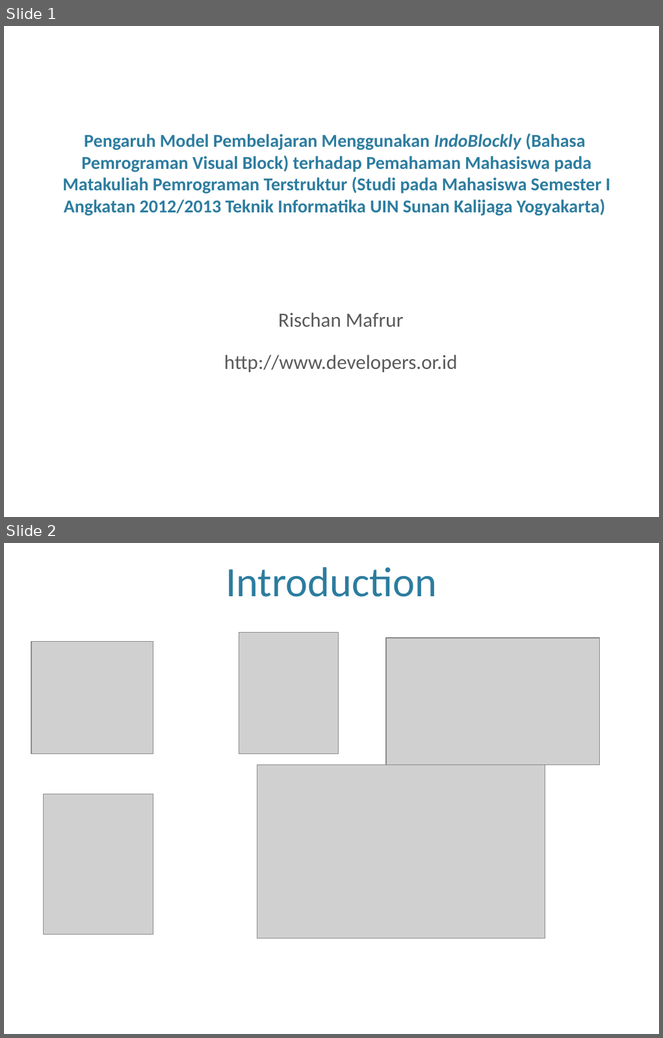
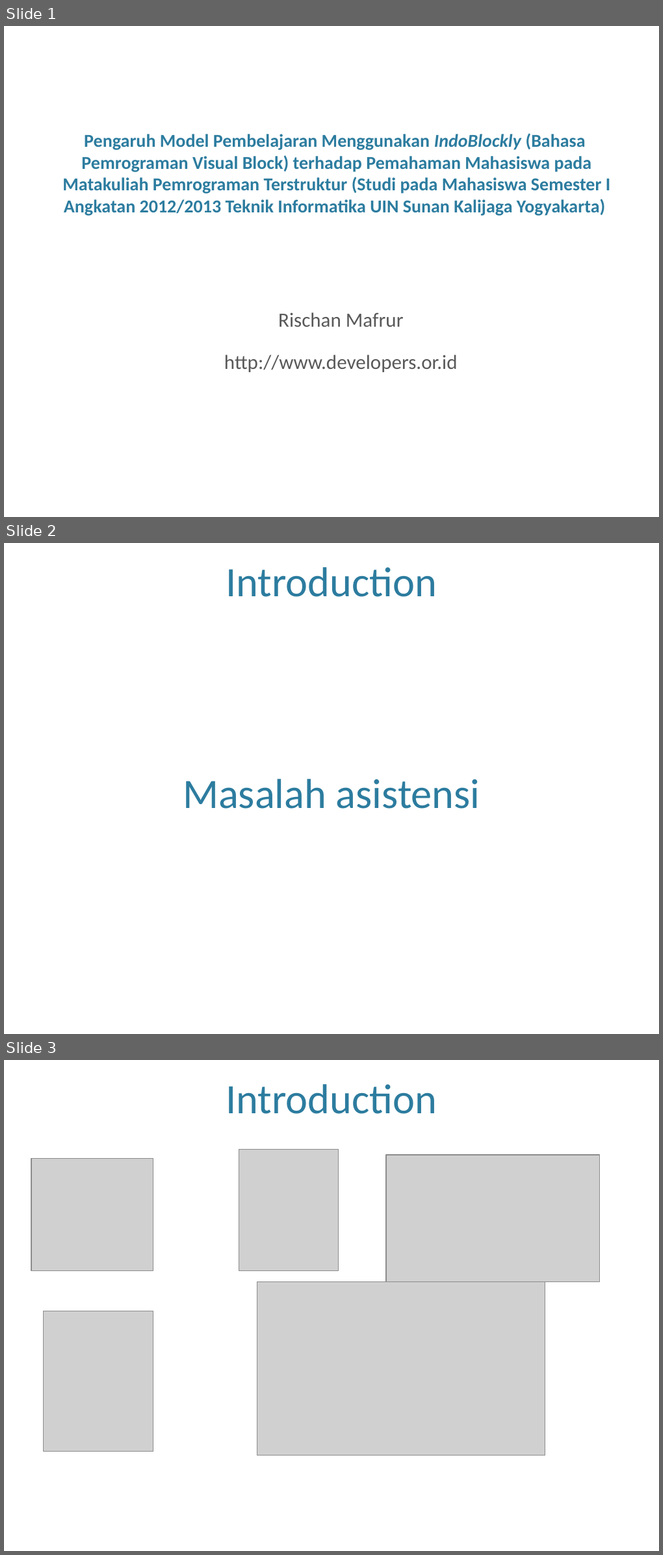
Before and after one commit to rischanlab/skripsi, a slide deck: presentasi munaqosah/presentasi munaqosah.pptx. Shown one above the other, each under a label of ours: slides 1 and 2 before the commit, slides 1, 2 and 3 after it. The pictures are 663x1038 and 663x1555 pixels, drawn with LibreOffice and Linux fonts; fonts in the diff are those of the drawing; grey boxes stand for pictures; background and template pictures are left out. Boxes give left, top, right and bottom in pixels: in the first picture for what was removed or moved away, otherwise in the second. Text is boxed around its words. In the diff, an @@ line names an element or a change of style, - is before the commit and + after.

```diff
--- a/presentasi munaqosah/presentasi munaqosah.pptx
+++ b/presentasi munaqosah/presentasi munaqosah.pptx
@@ slide 2 added at [4, 543, 659, 1034], background picture (left out) @@
@@ text added at [226, 567, 437, 597], 46 pt, text #2C7C9F @@
+Introduction
@@ title added at [183, 779, 480, 809], 46 pt, text #2C7C9F @@
+Masalah asistensi
@@ what was slide 2 is now slide 3 @@
```
Also in this commit, not shown: 5 slides changed, 2 other slides added, 10 other files.
